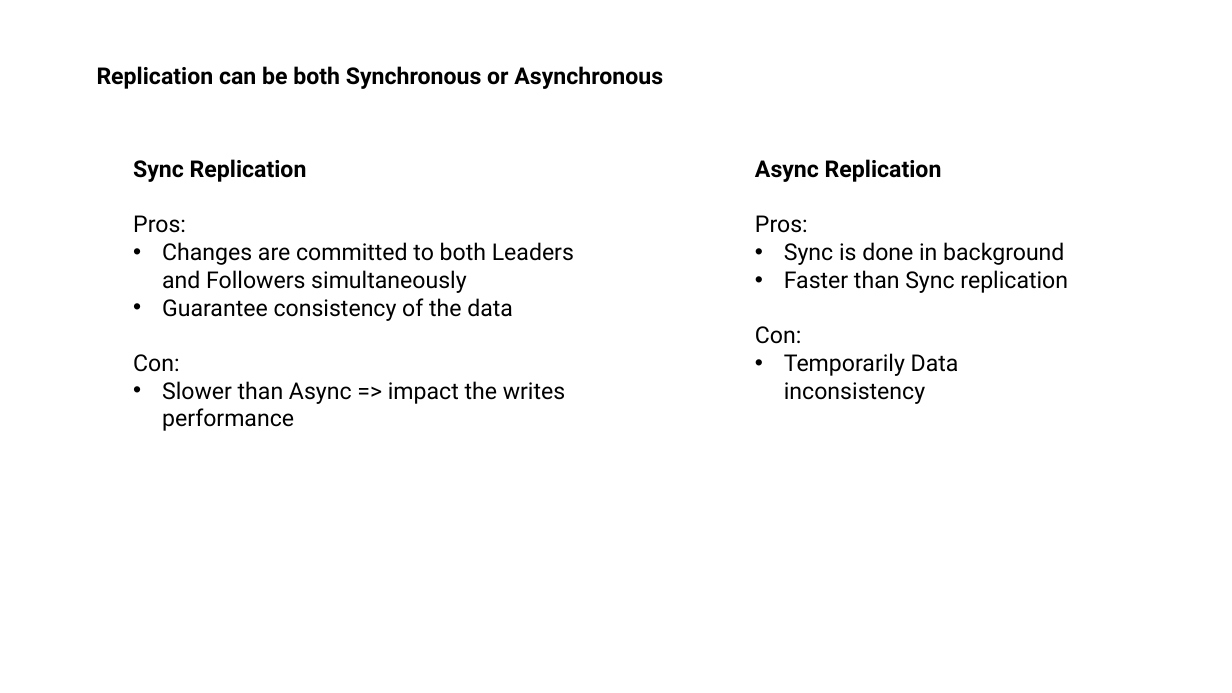
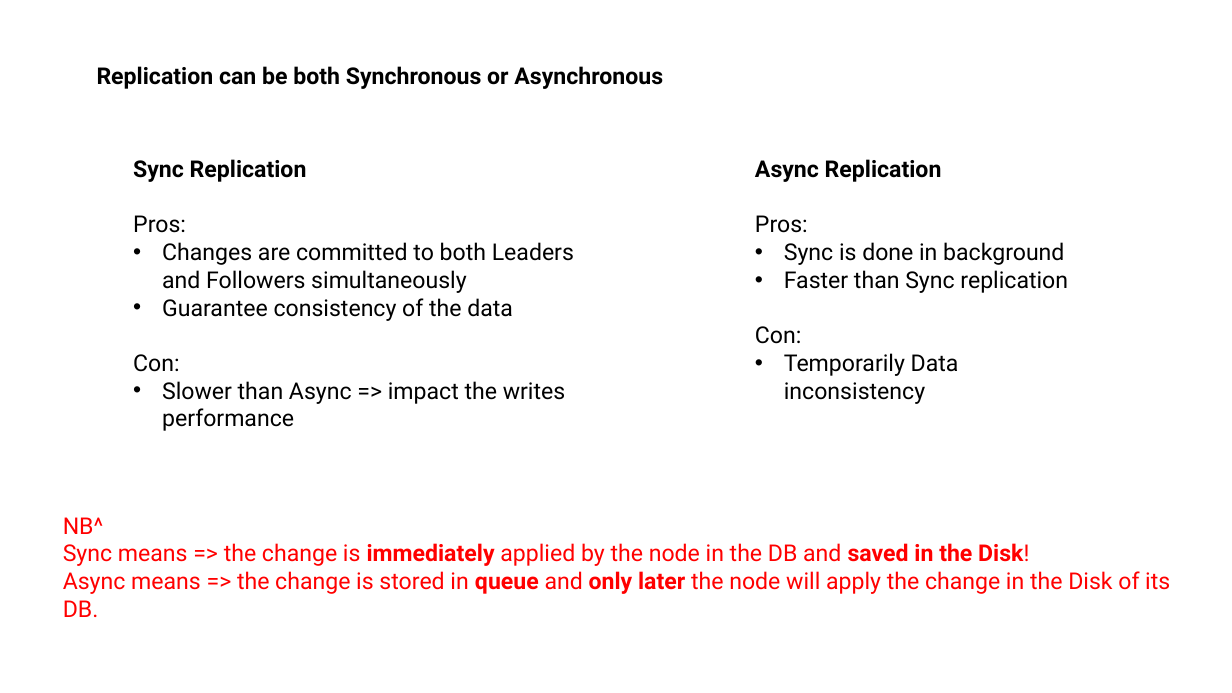
Before and after one commit to dventura3/system-design, a slide deck: slide 9 of docs/DB Replication.pptx (slide 5 before the commit). Drawn at 1232x693 pixels with LibreOffice and Linux fonts; fonts in the diff are those of the drawing. Boxes give left, top, right and bottom in pixels: in the first picture for what was removed or moved away, otherwise in the second. Text is boxed around its words. In the diff, an @@ line names an element or a change of style, - is before the commit and + after.

```diff
--- a/docs/DB Replication.pptx
+++ b/docs/DB Replication.pptx
@@ text added at [63, 517, 1170, 594], 18 pt, text #FF0000 @@
+NB^
+Sync means => the change is immediately applied by the node in the DB and saved in the Disk!
+Async means => the change is stored in queue and only later the node will apply the change in the Disk of its DB.
```
Also in this commit, not shown: 3 other slides changed, 8 slides added, 2 other files.
